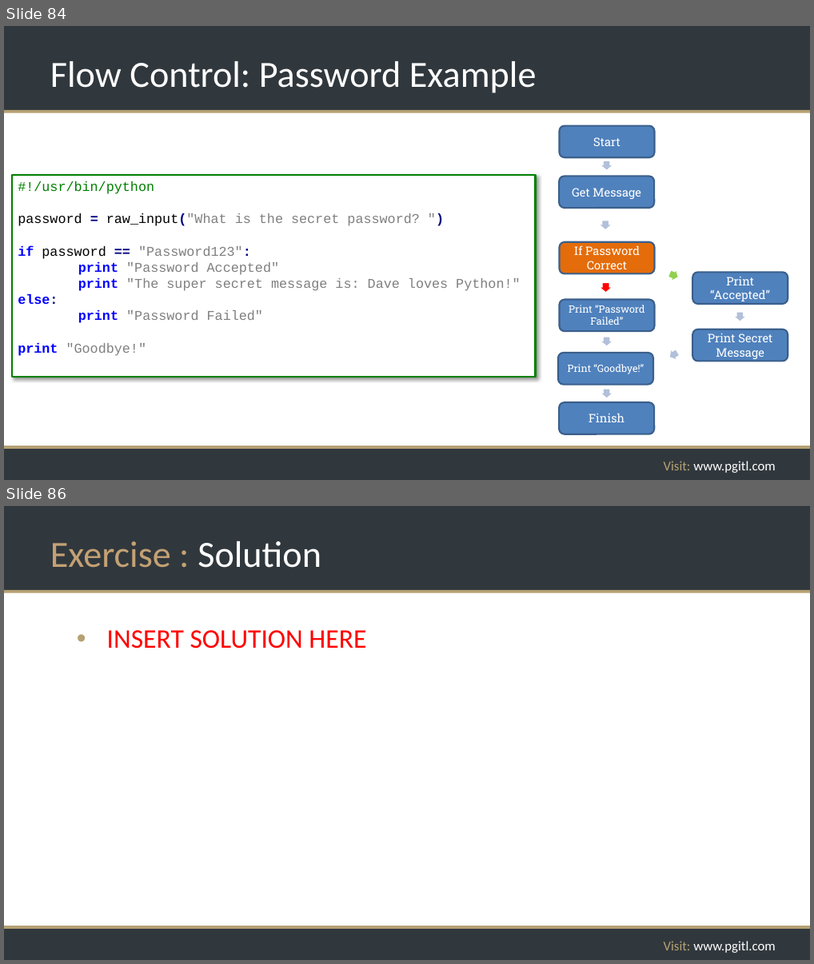
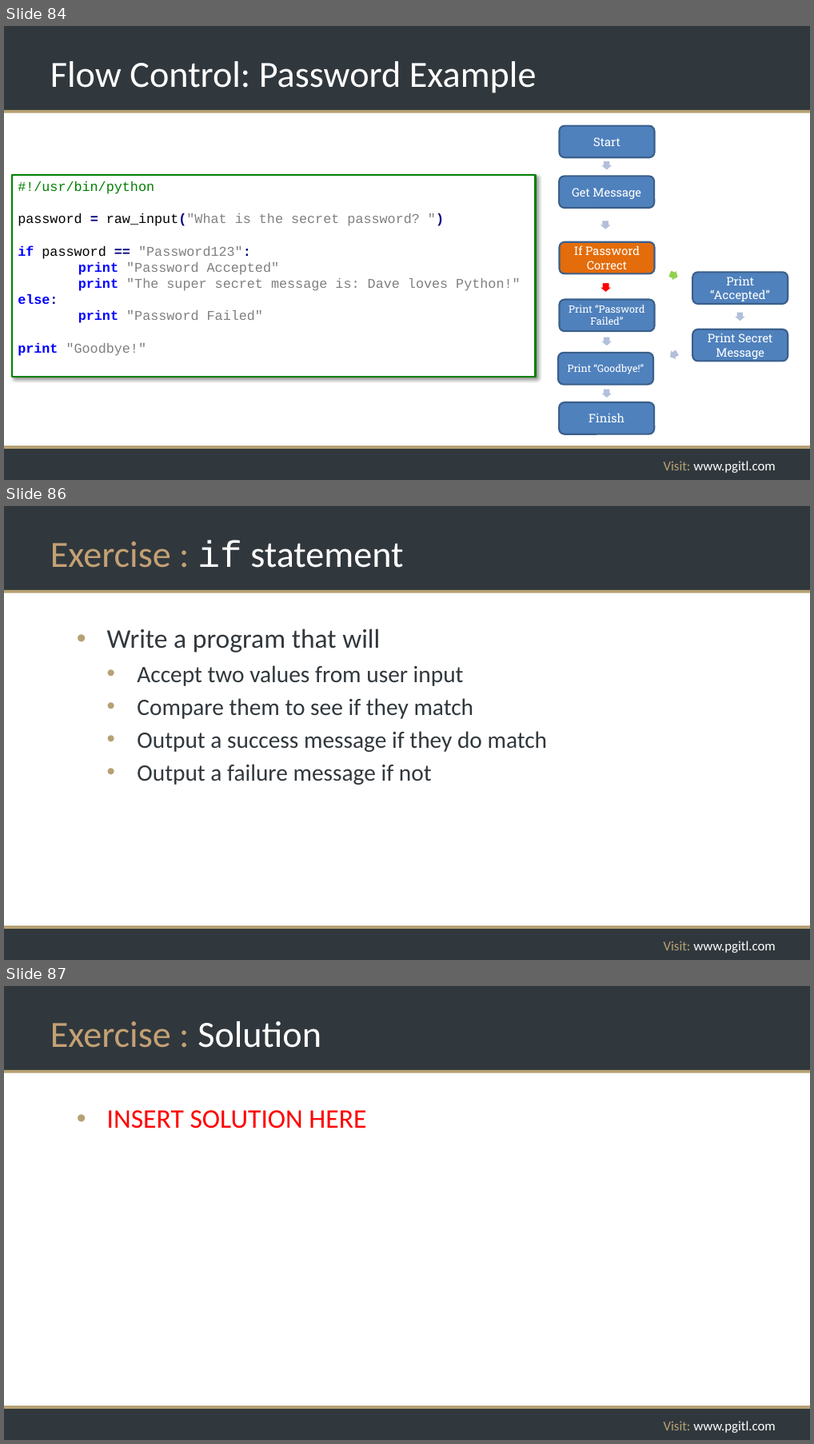
Before and after one commit to rikkouri/project-a, a slide deck: Programming Foundations.pptx. Shown one above the other, each under a label of ours: slides 84 and 86 before the commit, slides 84, 86 and 87 after it; the slides between them are not shown. The pictures are 814x964 and 814x1444 pixels, drawn with LibreOffice and Linux fonts; fonts in the diff are those of the drawing; background and template pictures are left out. Boxes give left, top, right and bottom in pixels: in the first picture for what was removed or moved away, otherwise in the second. Text is boxed around its words. In the diff, an @@ line names an element or a change of style, - is before the commit and + after.

Commit message:
Debugging examples and exercise

```diff
--- a/Programming Foundations.pptx
+++ b/Programming Foundations.pptx
@@ slide 86 added at (4,506,810,960), background #FFFFFF; not listed: 5 template elements that a slide beside it also shows @@
@@ title added at (50,540,403,568), 44 pt, text #FFFFFF @@
+Exercise : if statement
@@ text added at (107,628,548,784), 28 pt, text #31383D @@
+• Write a program that will
+  • Accept two values from user input
+  • Compare them to see if they match
+  • Output a success message if they do match
+  • Output a failure message if not
@@ what was slide 86 is now slide 87 @@
```
Also in this commit, not shown: 4 slides changed, 3 other slides added, 4 other files.
